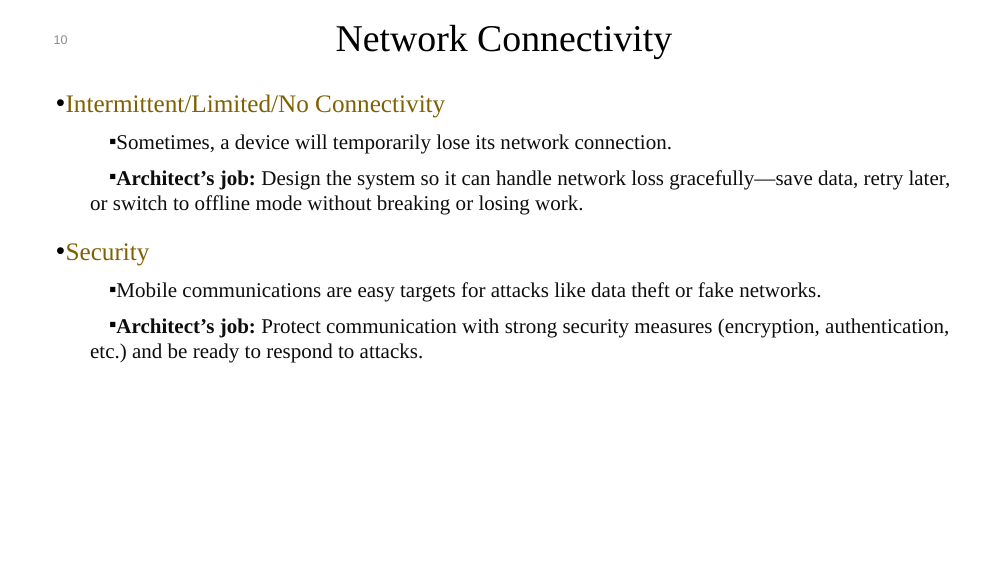
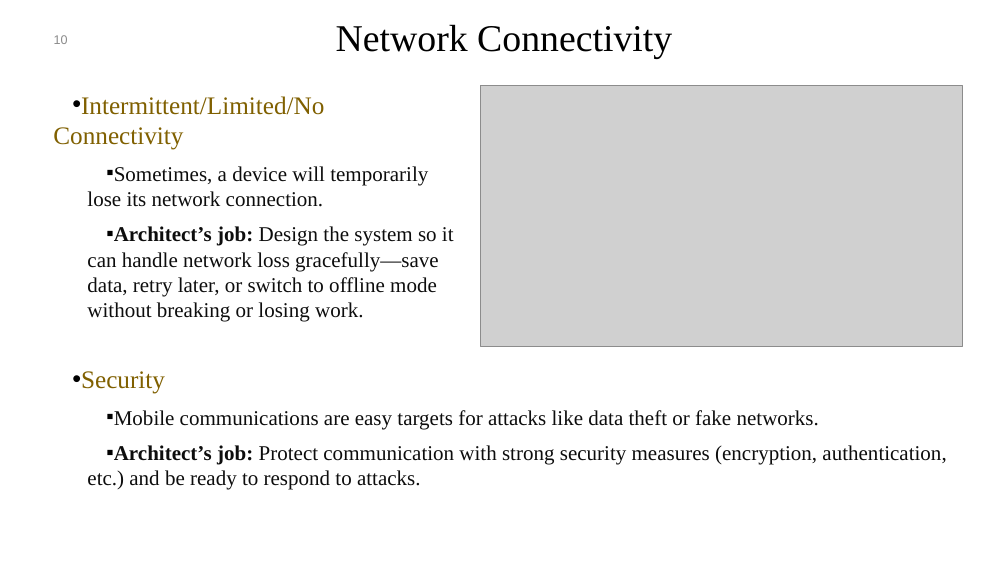
Before and after one commit to mohamad-khorsandi/slides-of-software-architecture-in-practice-4th-ed, a slide deck: slide 10 of chapter 18.pptx. Drawn at 1008x567 pixels with LibreOffice and Linux fonts; fonts in the diff are those of the drawing; grey boxes stand for pictures; background and template pictures are left out. Boxes give left, top, right and bottom in pixels: in the first picture for what was removed or moved away, otherwise in the second. Text is boxed around its words. In the diff, an @@ line names an element or a change of style, - is before the commit and + after.

```diff
--- a/chapter 18.pptx
+++ b/chapter 18.pptx
@@ picture added at bbox=[480, 85, 962, 346] @@
@@ text at bbox=[53, 96, 324, 150]: indent changed @@
@@ text at bbox=[66, 243, 949, 363]: paragraphs removed @@
-• Security
-  ▪ Mobile communications are easy targets for attacks like data theft or fake networks.
-  ▪ Architect’s job: Protect communication with strong security measures (encryption, authentication, etc.) and be ready to respond to attacks.
@@ text added at bbox=[81, 371, 946, 490], 20 pt, text #0D0D0D @@
+• Security
+  ▪ Mobile communications are easy targets for attacks like data theft or fake networks.
+  ▪ Architect’s job: Protect communication with strong security measures (encryption, authentication, etc.) and be ready to respond to attacks.
```
Also in this commit, not shown: 1 other slide changed, 2 slides added, 1 slide removed, 10 other files.
